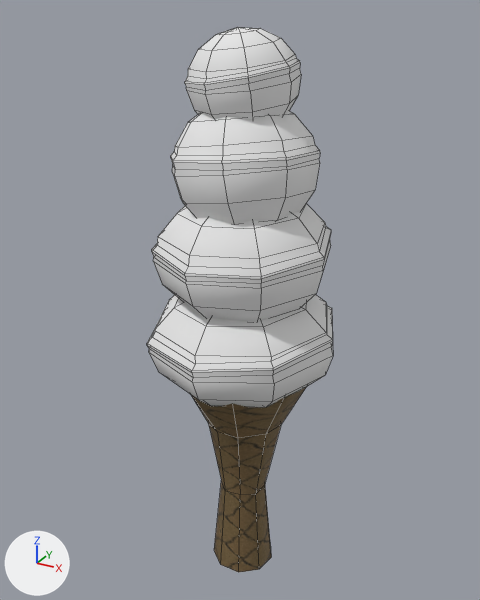
Two versions of the OBJ model res/models/hillTree2/hillTree2.obj, one commit apart.
Both versions are drawn from a 50 mm camera at (1.61, -2.97, 2.57) aimed at (-0.05, 0.06, 1.05). Arrows for +X, +Y and +Z are at lower left; the lights stay in place. Mesh edges are drawn as thin lines. Where no turn or scale is listed for an object, it has been applied to the vertices.
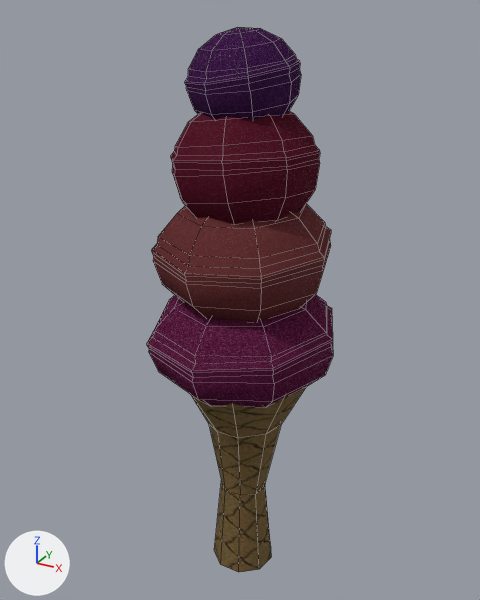
Where the change shows, as pixel boxes [x1, y1, x2, y2] in the pictures (480 x 600 px):
'Sphere.001', surface changed (white to brown): [152, 204, 331, 322] in both
'Sphere', surface changed (white to purple): [147, 295, 333, 408] in both
'Sphere.002', surface changed (grey to red): [171, 111, 320, 224] in both
'Sphere.003', surface changed (white to purple): [185, 27, 301, 120] in both

The change, as a diff of the scene's bpy script:
```diff
--- a/res/models/hillTree2/hillTree2.obj.py
+++ b/res/models/hillTree2/hillTree2.obj.py
@@ mat_foliage1 @@
 n0 = _N.new('ShaderNodeBsdfPrincipled'); n0.name = 'Principled BSDF'
-n0.inputs[2].default_value = 1.0  # 'Roughness'
+n0.inputs[2].default_value = 0.69  # 'Roughness'
 n1 = _N.new('ShaderNodeOutputMaterial'); n1.name = 'Material Output'
+n2 = _N.new('ShaderNodeTexImage'); n2.name = 'Image Texture'
+n2.image = img_foliage1_png
+n3 = _N.new('ShaderNodeTexImage'); n3.name = 'Image Texture.001'
+n3.image = img_foliage_spec_png
 _L.new(n0.outputs[0], n1.inputs[0])  # 'BSDF' to 'Surface'
+_L.new(n2.outputs[0], n0.inputs[0])  # 'Color' to 'Base Color'
+_L.new(n3.outputs[0], n0.inputs[13])  # 'Color' to 'Specular IOR Level'
@@ mat_foliage2 @@
 n0 = _N.new('ShaderNodeBsdfPrincipled'); n0.name = 'Principled BSDF'
-n0.inputs[2].default_value = 1.0  # 'Roughness'
+n0.inputs[2].default_value = 0.69  # 'Roughness'
 n1 = _N.new('ShaderNodeOutputMaterial'); n1.name = 'Material Output'
+n2 = _N.new('ShaderNodeTexImage'); n2.name = 'Image Texture'
+n2.image = img_foliage2_png
+n3 = _N.new('ShaderNodeTexImage'); n3.name = 'Image Texture.001'
+n3.image = img_foliage_spec_png
 _L.new(n0.outputs[0], n1.inputs[0])  # 'BSDF' to 'Surface'
+_L.new(n2.outputs[0], n0.inputs[0])  # 'Color' to 'Base Color'
+_L.new(n3.outputs[0], n0.inputs[13])  # 'Color' to 'Specular IOR Level'
@@ mat_foliage3 @@
 n0 = _N.new('ShaderNodeBsdfPrincipled'); n0.name = 'Principled BSDF'
-n0.inputs[2].default_value = 1.0  # 'Roughness'
+n0.inputs[2].default_value = 0.69  # 'Roughness'
 n1 = _N.new('ShaderNodeOutputMaterial'); n1.name = 'Material Output'
+n2 = _N.new('ShaderNodeTexImage'); n2.name = 'Image Texture'
+n2.image = img_foliage3_png
+n3 = _N.new('ShaderNodeTexImage'); n3.name = 'Image Texture.001'
+n3.image = img_foliage_spec_png
 _L.new(n0.outputs[0], n1.inputs[0])  # 'BSDF' to 'Surface'
+_L.new(n2.outputs[0], n0.inputs[0])  # 'Color' to 'Base Color'
+_L.new(n3.outputs[0], n0.inputs[13])  # 'Color' to 'Specular IOR Level'
@@ mat_foliage4 @@
 n0 = _N.new('ShaderNodeBsdfPrincipled'); n0.name = 'Principled BSDF'
-n0.inputs[2].default_value = 1.0  # 'Roughness'
+n0.inputs[2].default_value = 0.69  # 'Roughness'
 n1 = _N.new('ShaderNodeOutputMaterial'); n1.name = 'Material Output'
+n2 = _N.new('ShaderNodeTexImage'); n2.name = 'Image Texture'
+n2.image = img_foliage4_png
+n3 = _N.new('ShaderNodeTexImage'); n3.name = 'Image Texture.001'
+n3.image = img_foliage_spec_png
 _L.new(n0.outputs[0], n1.inputs[0])  # 'BSDF' to 'Surface'
+_L.new(n2.outputs[0], n0.inputs[0])  # 'Color' to 'Base Color'
+_L.new(n3.outputs[0], n0.inputs[13])  # 'Color' to 'Specular IOR Level'
```
